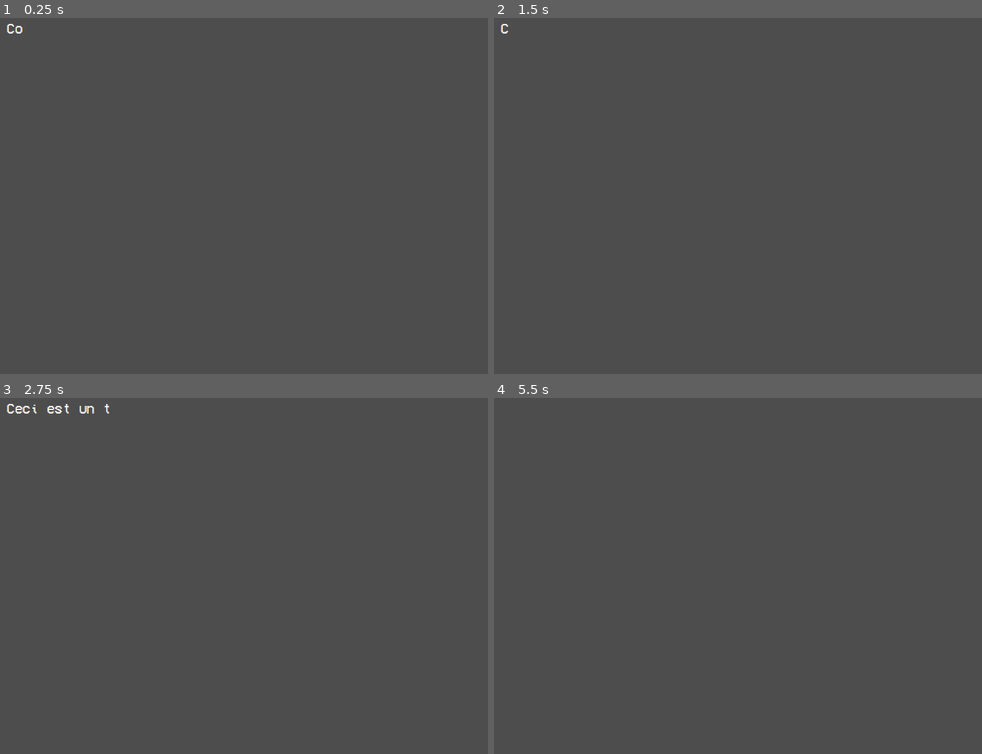
Above: before the commit, frames 1-4 (two rows, left to right).
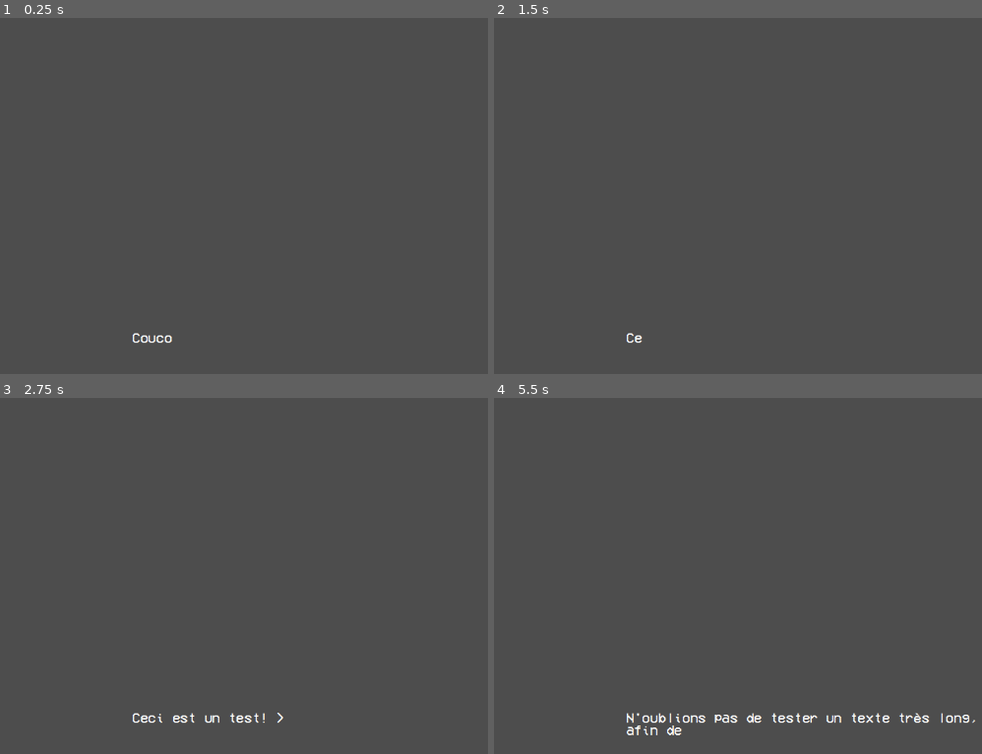
Above: after the commit, the same moments.

Repository: Raphalex46/TheBloodyRaise
Game: Godot game, scene res://test_scenes/ui/ui.tscn
The game is run twice, just before and just after one commit, with the same random seed, the same clock (stepped at 60 frames per second) and the same inputs. This scene is started directly instead of the project's main scene.
Inputs (mouse positions are in pixels of both pictures, inside the frame that each line leads up to):
- Up to frame 1 (0.25 s): no input
- Up to frame 2 (1.5 s): tap Enter at 0.5 s; move the mouse to (981, 213) at 0.52 s; hold D (move_right) 0.53-1.28 s; right-click (981, 213) at 0.6 s; tap Space (jump) at 0.77, 1.25 s; move the mouse to (650, 256) at 1.27 s; hold S (move_backwards) from 1.28 s (still down); right-click (650, 256) at 1.35 s
- Up to frame 3 (2.75 s): tap Space (jump) at 1.52 s; move the mouse to (395, 519) at 2.02 s; release S (move_backwards) at 2.03 s; hold D (move_right) from 2.03 s (still down); right-click (395, 519) at 2.1 s
- Up to frame 4 (5.5 s): tap Enter at 2.75, 4.25 s; move the mouse to (767, 704) at 2.77 s; release D (move_right) at 2.78 s; hold W (move_forwards) 2.78-3.53 s; right-click (767, 704) at 2.85 s; tap Space (jump) at 3.02, 3.5, 3.77, 4.52, 5 s; move the mouse to (outside the picture) at 3.52 s; hold A (move_left) 3.53-5.03 s; right-click (outside the picture) at 3.6 s; move the mouse to (572, 551) at 4.27 s; right-click (572, 551) at 4.35 s; move the mouse to (845, 615) at 5.02 s; hold S (move_backwards) from 5.03 s (still down); right-click (845, 615) at 5.1 s

The runs differ from the first frame. In frame 1, 0.2% of the frame differs, in the area x 1-36%, y 1-92%; in frame 2, less than 0.1%; in frame 3, 0.6%; in frame 4, 1.1%, in the area x 27-99%, y 88-95%.

Commit message:
tests: add additional test texts for the dialogue scene

Diff:
--- a/test_scenes/ui/ui.gd
+++ b/test_scenes/ui/ui.gd
@@ -5,6 +5,8 @@
 @onready var dialogue: Control = $Dialogue
 
 var dialogue_list: Array[String] = [
+	"Et sur un test très très long, est-ce que l'interface défile toute seule ? Nous allons le voir tout de suite: AAAAAAAAAAAAAAAAAAAAAAAAAAAAAAAAAAAAAAAAAAAAAAAAAAAAAAAAAAAAAAAAAAAAAAA AAAAAAAAAAAAAAAAAAAAAAAAAAAAAAAAA AAAAAAAAAAAAAAAAAAAAAAAAAAAAAAAAA AAAAAAAAAAAAAAAAAAAAAAAAAAAAAAAAAAAAAAAAAAAAAAAAAAAAAAAAAAAAAAAAAAAAAAAAAAAAAAAAAAAAAAAAAAAAAAAAAAAAAAAAAAAAAAAAAAAAAAAAAAAAAAAAAAAAAAAAAAAAAAAAAAAAAAAAAAAAAAAAAAAAAAAAAAAAAAAAAAAAAAAAAAAAAAAAAAAAAAAAAAAAAAAAAAAAAAAAAAAAAAAAAAAAAAAAA",
+	"N'oublions pas de tester un texte très long, afin de voir quel est le comportement de l'interface !",
 	"Ceci est un test!",
 	"Ça va ?",
 	"Coucou"
--- a/test_scenes/ui/ui.tscn
+++ b/test_scenes/ui/ui.tscn
@@ -14,3 +14,9 @@
 
 [node name="Dialogue" parent="." instance=ExtResource("2_lqoof")]
 layout_mode = 1
+anchors_preset = -1
+anchor_left = 0.2
+anchor_top = 0.7
+anchor_right = 0.8
+grow_vertical = 0
+char_per_sec = 20.0
